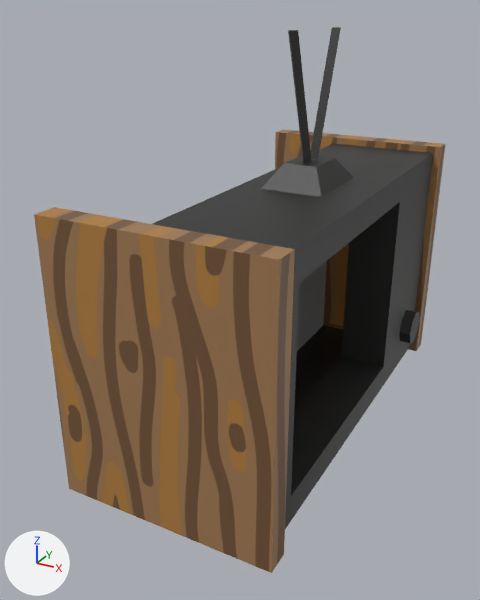
Two versions of the Blender file asset-creation/templates/CRT/untitled.blend, one commit apart.
The view is the same before and after, from a camera (50 mm lens) standing at (2.07, -4.41, 3.16) and looking at (-0.18, -0.32, 1.11). Arrows for +X, +Y and +Z are at lower left; the lights stay in place.

In view in the first picture: 'TV'.
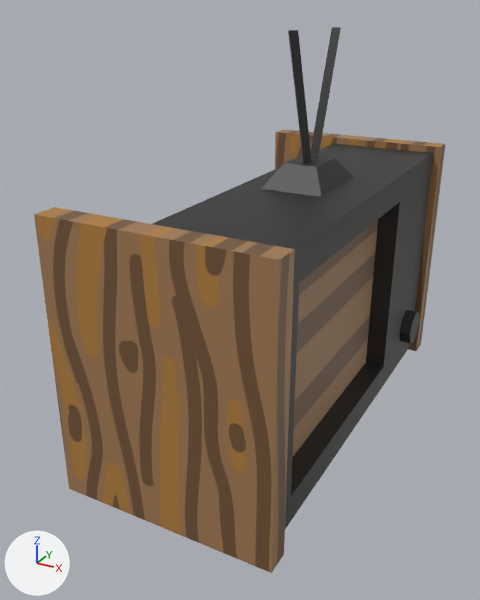
Where the change shows, as pixel boxes [x1, y1, x2, y2] in the pictures (480 x 600 px):
```json
{"object": "image", "change": "shown", "after": [293, 220, 378, 456], "on screen": "brown"}
```

Scene script edits in JSON lines:
```json
{"op": "remove", "block": "ob_image", "code": "ob_image.hide_set(True)"}
```
